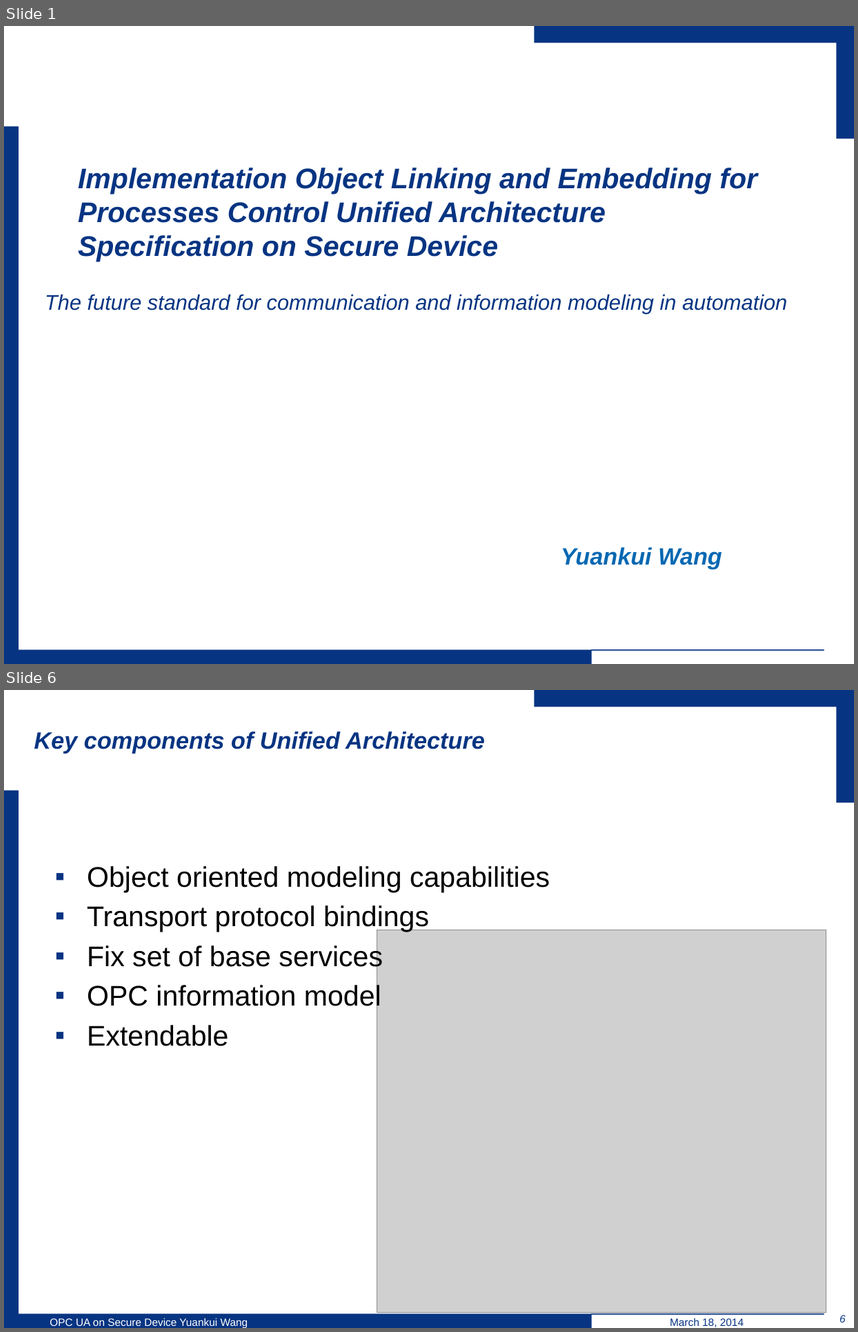
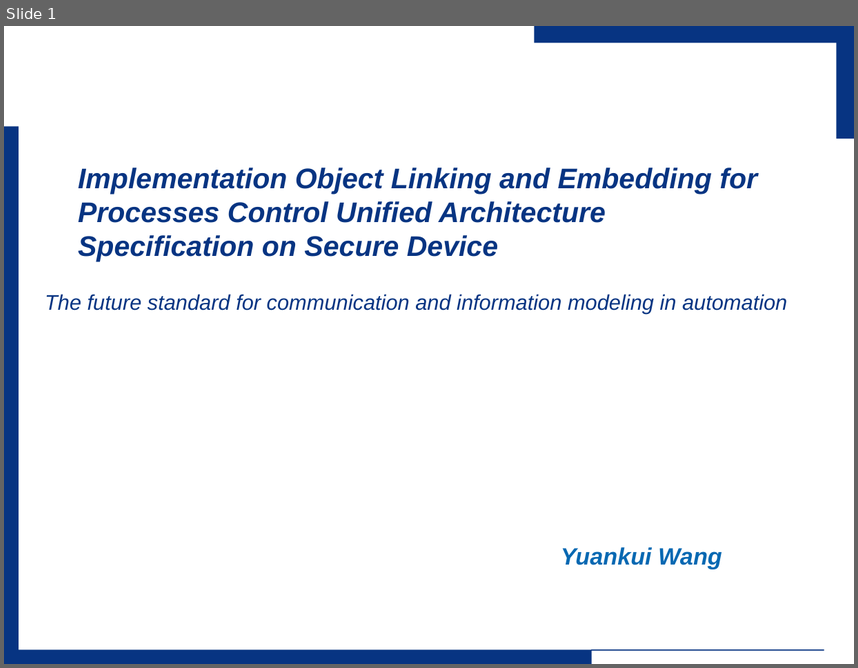
Before and after one commit to wsuetholz/opc-ua-wangyk-upb-morpho, a slide deck: ppt/Implementation Object Linking and Embedding for Processes Control.pptx. Shown one above the other, each under a label of ours: slides 1 and 6 before the commit, slide 1 after it; the slides between them are not shown. The pictures are 858x1332 and 858x668 pixels, drawn with LibreOffice and Linux fonts; fonts in the diff are those of the drawing; grey boxes stand for pictures; background and template pictures are left out. Boxes give left, top, right and bottom in pixels: in the first picture for what was removed or moved away, otherwise in the second. Text is boxed around its words. In the diff, an @@ line names an element or a change of style, - is before the commit and + after.

```diff
--- a/ppt/Implementation Object Linking and Embedding for Processes Control.pptx
+++ b/ppt/Implementation Object Linking and Embedding for Processes Control.pptx
@@ slide 6 removed at [4,690,854,1328], background #FFFFFF; not listed: 5 template elements that a slide beside it also shows @@
@@ title removed at [34,731,485,753] @@
-Key components of Unified Architecture
@@ text removed at [87,866,550,1046] @@
-▪ Object oriented modeling capabilities
-▪ Transport protocol bindings
-▪ Fix set of base services
-▪ OPC information model
-▪ Extendable
@@ picture removed at [377,929,826,1312] @@
@@ text removed at [50,1317,248,1328] @@
-OPC UA on Secure Device Yuankui Wang
@@ text removed at [670,1318,744,1327] @@
-March 18, 2014
@@ page number removed at [840,1314,846,1322] @@
-6
```
Also in this commit, not shown: 16 slides changed, 6 other slides removed.
